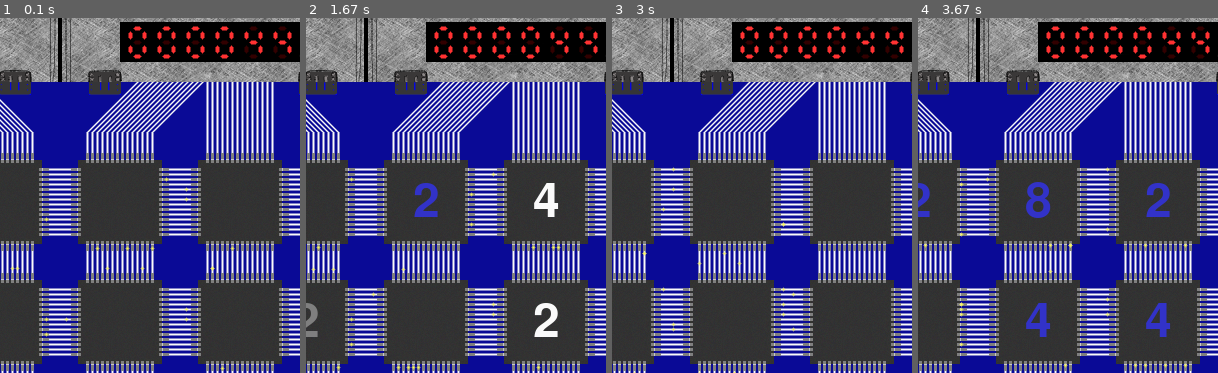
Above: before the commit, frames 1-4 (left to right).
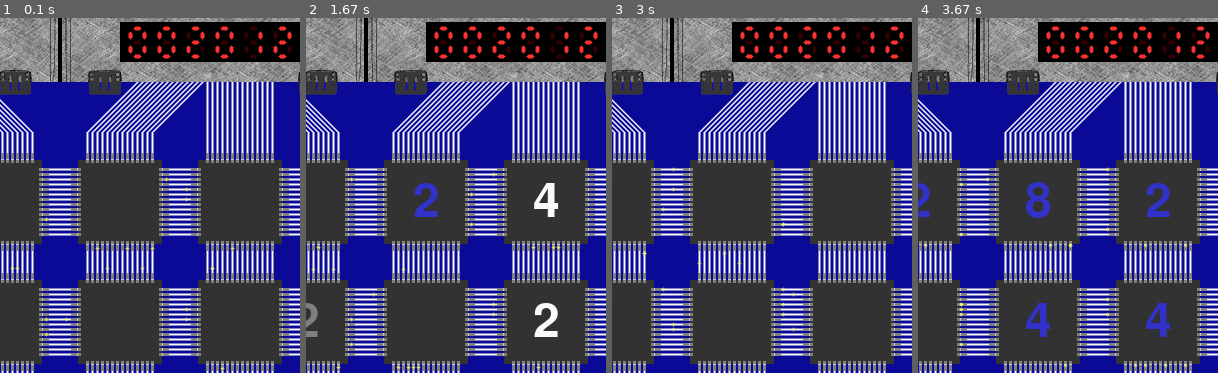
Above: after the commit, the same moments.

Repository: Marco-Meyer/TINF13AIBI-Kinect
Game: pygame game, started from 2048.py
Same seed, same stepped clock (60 frames per second), same inputs: the game is played once before the commit and once after it.
Inputs:
- Up to frame 1 (0.1 s): no input
- Up to frame 2 (1.67 s): hold Right 0.33-0.8 s; hold Up 0.83-1.13 s; hold Right 1.17-1.63 s
- Up to frame 3 (3 s): hold Left 1.67-2.2 s; hold Down 2.23-2.53 s; hold Left 2.57-2.97 s
- Up to frame 4 (3.67 s): hold Up 3-3.37 s; hold Right from 3.4 s (still down)
The pictures show only the part of the screen within x 40-90%, y 6-56%; the shares and areas given below are measured in that part.

The runs differ from the first frame. In frame 1, 0.3% of the frame differs, in the area x 62-98%, y 2-12%; in frame 2, 0.3%; in frame 3, 0.3%; in frame 4, 0.3%.

Commit message:
fixed saving -changed atexti (which cannot open new filehandles) to periodic threaded autosave -fixed saving to pickle protocol 2 (Python 2 default) -removed savegame from git tracking -generalized File Exceptions and throw warning on unknown ones

Diff:
--- a/2048.py
+++ b/2048.py
@@ -181,8 +181,17 @@
 next_resource_print = time.time()+5
 show_moves = False
 
-#atexit-registrations
-atexit.register(score.save)
+#autosave
+import threading
+main_thread = threading.current_thread()#unfortunately when debugging this returns the debugger
+def periodic_save():
+    while main_thread.is_alive():
+        time.sleep(7)
+        score.save()
+        print("Autosaved")
+
+threading.Thread(target=periodic_save, name="AutoSaver").start()
+
 
 def load_music (self, file, path ="Sounds", ending = ".mp3"):
     self.music[file] = P.mixer.music.load(join(path, file+ending))
@@ -201,7 +210,6 @@
             if e.type == P.QUIT:
                 P.quit()
                 sys.exit()
-
 
             elif e.type == P.KEYDOWN and not gameover:
                 direction = 0
--- a/score.py
+++ b/score.py
@@ -6,10 +6,13 @@
         self.highest = 0
         try:
             self.load()
-        except FileNotFoundError:
+        except IOError:
             print("No save.p found, so start Highscore = 0")
         except AttributeError:
             print("No 'first' in dict of save.p, so start Highscore = 0")
+        except Exception as e:
+            import warnings
+            warnings.warn(e)
     def __iadd__(self, other):
         self.current += other
         self.highest = max(self.highest, self.current)
@@ -21,7 +24,7 @@
         self.game.scbar.refresh()
     def save(self):
         scorelist = { "first": self.highest }# I called this scorelist if we want to add something e.g. the ten best scores
-        pickle.dump(scorelist, open("save.p","wb"))
+        pickle.dump(scorelist, open("save.p","wb"),protocol = 2)
     def load(self):
         scorelist = pickle.load(open("save.p","rb"))
         #scorelist is now { "first": self.highest }
Binary file changed: save.p
Not shown, changed: .gitignore
